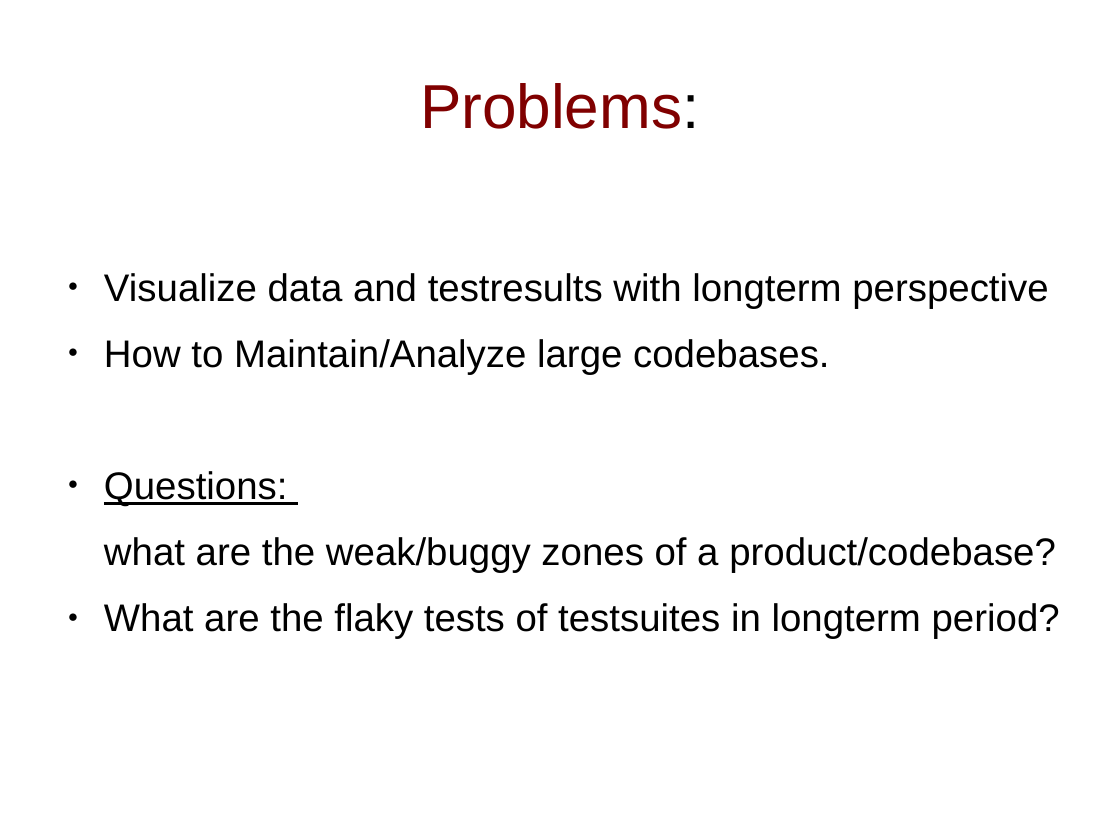
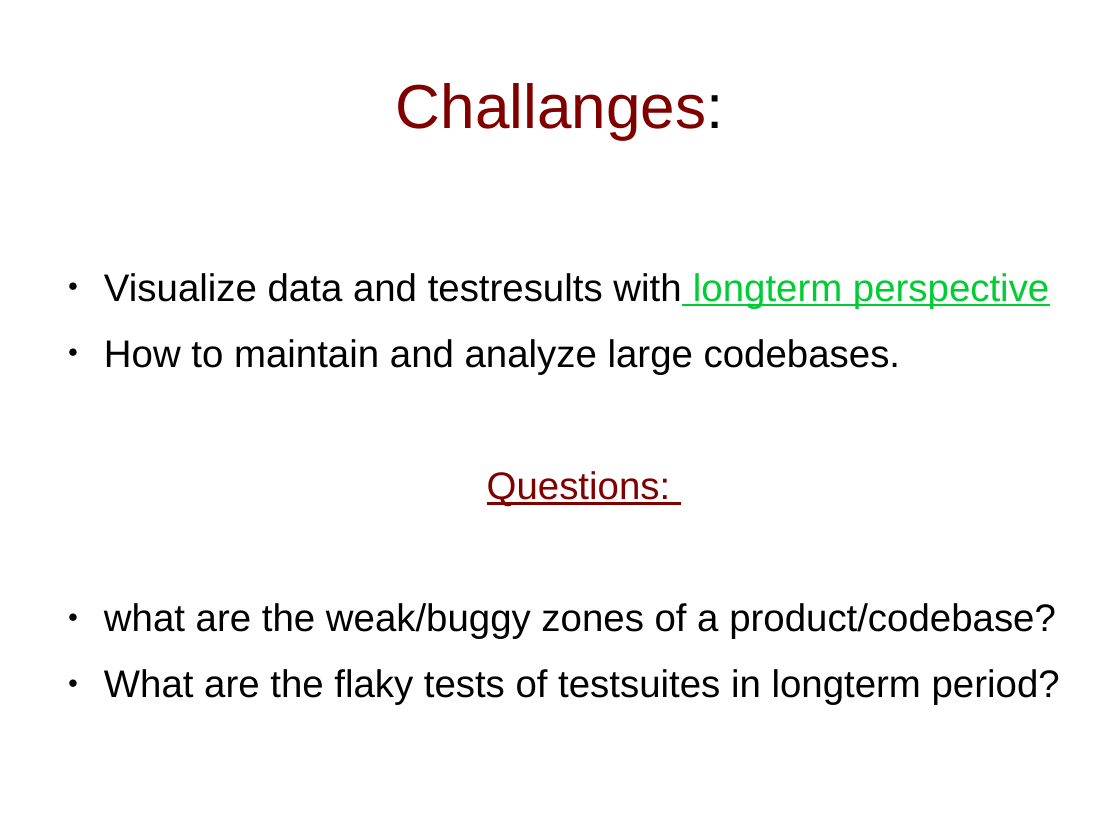
Before and after one commit to MalloZup/presentations, a slide deck: slide 3 of 2018/hackweek/elixir.odp. Drawn at 1120x840 pixels with LibreOffice and Linux fonts; fonts in the diff are those of the drawing. Boxes give left, top, right and bottom in pixels: in the first picture for what was removed or moved away, otherwise in the second. Text is boxed around its words. In the diff, an @@ line names an element or a change of style, - is before the commit and + after.

```diff
--- a/2018/hackweek/elixir.odp
+++ b/2018/hackweek/elixir.odp
@@ title at [396,83,724,139]: text changed @@
-Problems:
+Challanges:
@@ text at [104,273,1056,639]: text colour #000000 to #00CC33, underline on in "longterm perspective"; text colour #000000 to #800000 in "Questions:"; alignment left to centre; bullet ● to none; bullet none to ● @@
@@ text at [104,339,900,374]: text changed @@
-● How to Maintain/Analyze large codebases.
+● How to maintain and analyze large codebases.
```
Also in this commit, not shown: 5 other slides changed, 1 slide added.
